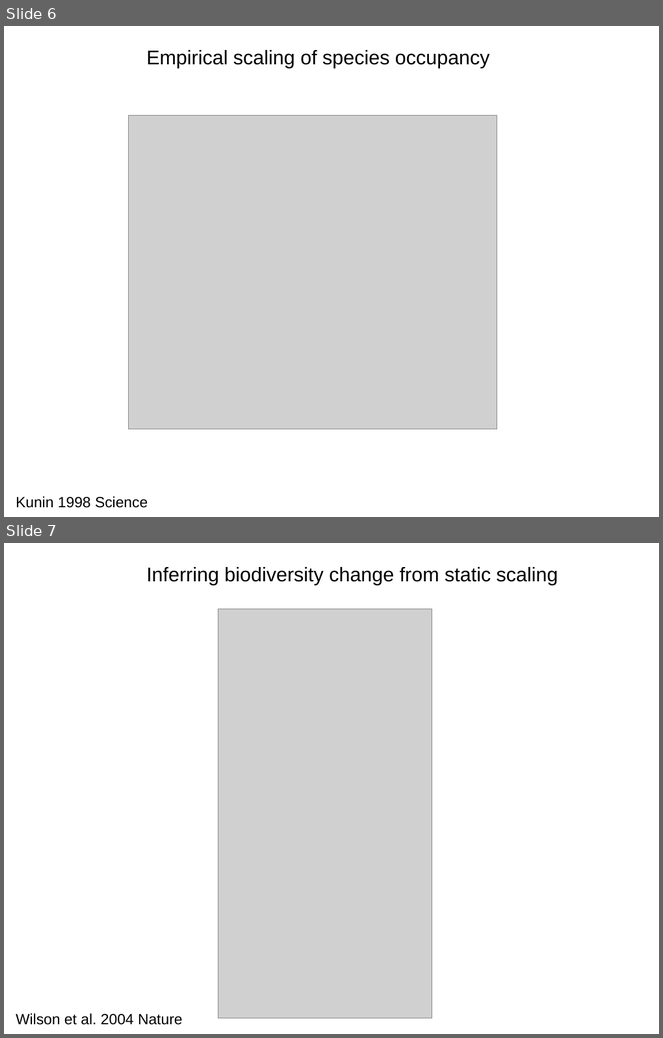
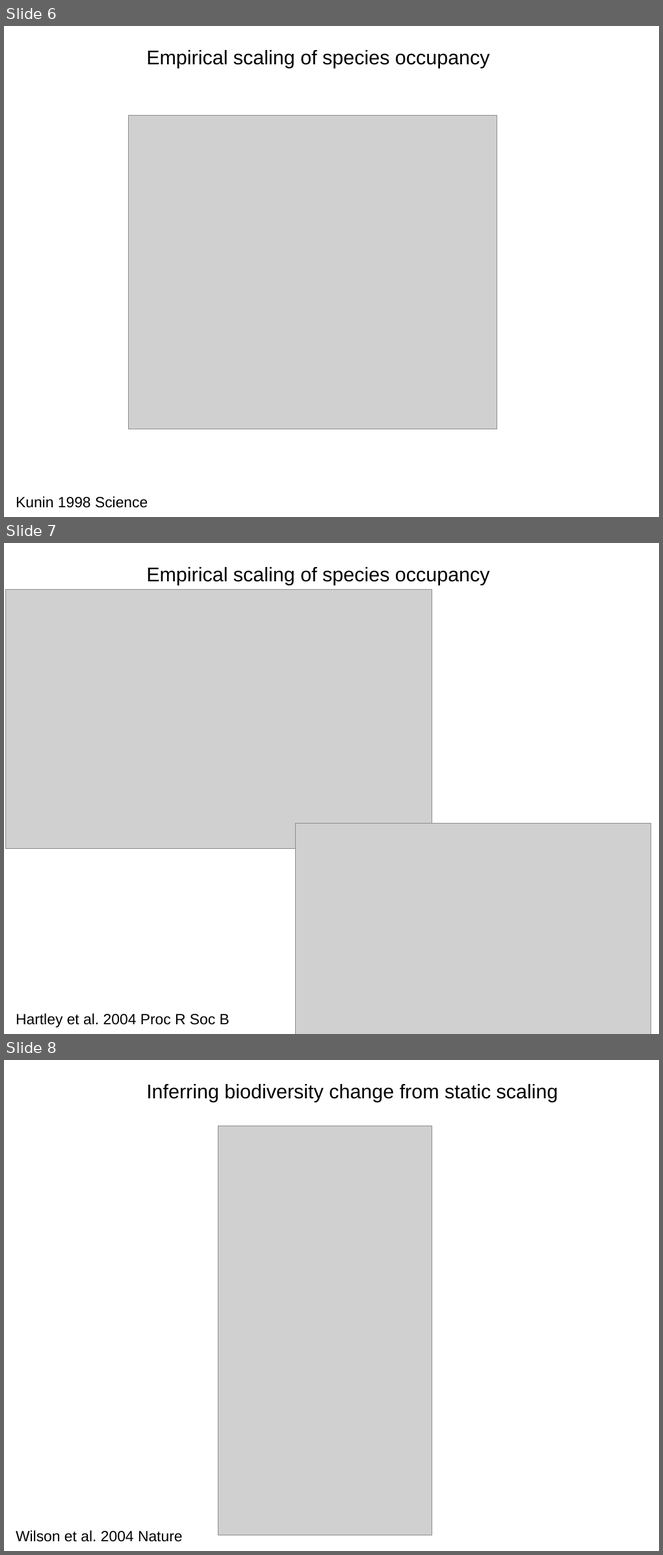
Before and after one commit to petrkeil/Teaching_Halle_2018, a slide deck: presentations/2_occupancy_range_aggregation_fractals.odp. Shown one above the other, each under a label of ours: slides 6 and 7 before the commit, slides 6, 7 and 8 after it. The pictures are 663x1038 and 663x1555 pixels, drawn with LibreOffice and Linux fonts; fonts in the diff are those of the drawing; grey boxes stand for pictures. Boxes give left, top, right and bottom in pixels: in the first picture for what was removed or moved away, otherwise in the second. Text is boxed around its words. In the diff, an @@ line names an element or a change of style, - is before the commit and + after.

```diff
--- a/presentations/2_occupancy_range_aggregation_fractals.odp
+++ b/presentations/2_occupancy_range_aggregation_fractals.odp
@@ slide 7 added at bbox=[4, 543, 659, 1034], background #FFFFFF @@
@@ text added at bbox=[146, 567, 490, 585], 24 pt, text #000000 @@
+Empirical scaling of species occupancy
@@ picture added at bbox=[5, 589, 432, 849] @@
@@ picture added at bbox=[295, 824, 651, 1034] @@
@@ text added at bbox=[16, 1014, 230, 1028], 18 pt, text #000000 @@
+Hartley et al. 2004 Proc R Soc B
@@ what was slide 7 is now slide 8 @@
```
Also in this commit, not shown: 2 slides changed, 4 other files.
